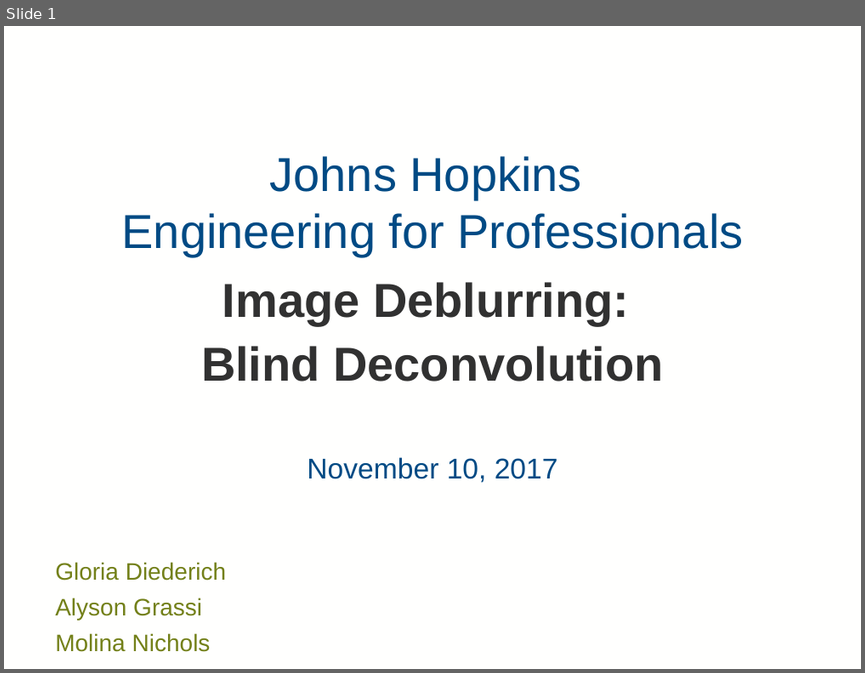
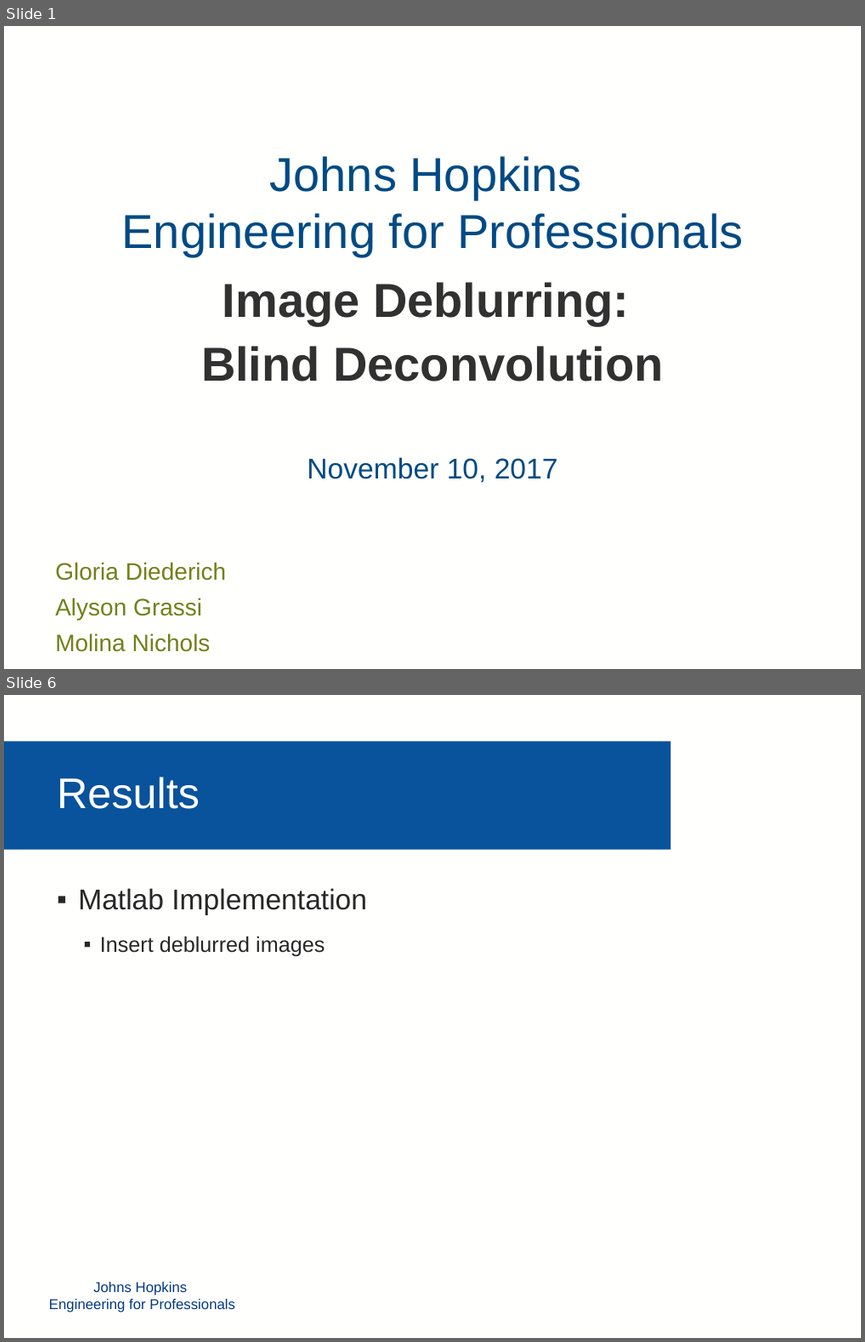
Before and after one commit to mollyn/matrixTheoryProject, a slide deck: Diederich_Grassi_Nichols_PPT.pptx. Shown one above the other, each under a label of ours: slide 1 before the commit, slides 1 and 6 after it; the slides between them are not shown. The pictures are 865x673 and 865x1342 pixels, drawn with LibreOffice and Linux fonts; fonts in the diff are those of the drawing; background and template pictures are left out. Boxes give left, top, right and bottom in pixels: in the first picture for what was removed or moved away, otherwise in the second. Text is boxed around its words. In the diff, an @@ line names an element or a change of style, - is before the commit and + after.

```diff
--- a/Diederich_Grassi_Nichols_PPT.pptx
+++ b/Diederich_Grassi_Nichols_PPT.pptx
@@ slide 6 added at (4,695,861,1338), background #FFFFFE @@
@@ rectangle added at (4,741,670,849), fill #09529C @@
@@ text added at (57,777,200,809), 36 pt, text #FFFFFE @@
+Results
@@ text added at (78,888,367,957), 18 pt, text #272727 @@
+▪ Matlab Implementation
+  ▪ Insert deblurred images
@@ text added at (49,1281,235,1312), 12 pt, text #053886 @@
+Johns Hopkins
+Engineering for Professionals
```
Also in this commit, not shown: 5 other slides added, 5 slides removed.
